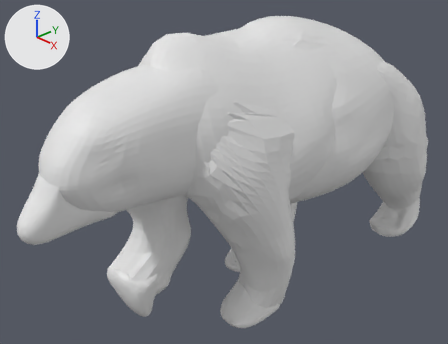
A saved change to the Blender file assignment1_v1.0.blend.
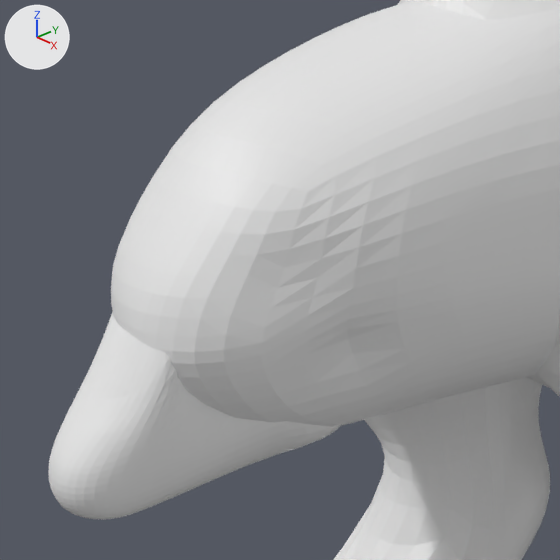
The first picture shows the older version from a camera (50 mm lens) standing at (11.95, -12.26, 8.04) and looking at (-0.71, -0.32, -0.32). The close-ups show both versions on the part from 0% to 43% of the width and 19% to 75% of the height of that picture; other places that the commit changed are outside them. The axes (+X, +Y, +Z) are drawn at upper left. The lights are the same throughout.

In view in the first close-up: 'head', 'legFrontLeft', 'mainBody2', 'snout'.
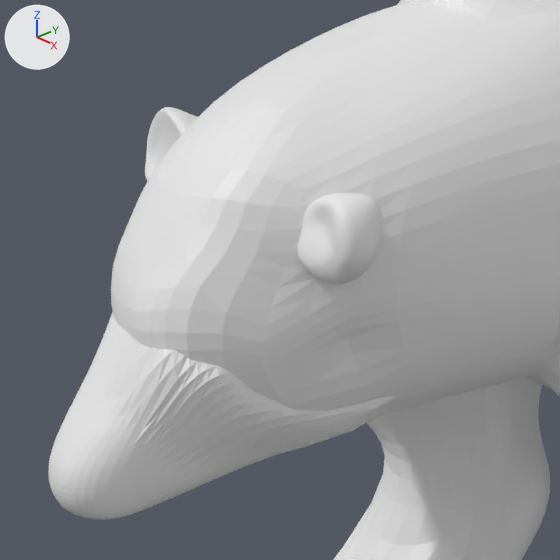
Where the change shows, as pixel boxes (x1, y1, x2, y2) in the close-ups (560 x 560 px; the box of a moved part takes in the faces that stretch with it):
'head', reshaped: before (111, 1, 560, 427); after (111, 1, 560, 418)
'snout', reshaped (19% wider): before (48, 311, 340, 520); after (48, 311, 397, 520)
'earRight', added: after (298, 193, 382, 284)
'earLeft', added: after (145, 107, 198, 181)
part 1 of me_roundcube_003, moved or reshaped: before (124, 5, 535, 422); after (124, 5, 535, 408)
part 2 of me_roundcube_003, moved or reshaped: before (302, 375, 421, 427); after (321, 375, 421, 418)
part 3 of me_roundcube_006, moved or reshaped: before (125, 333, 340, 459); after (125, 334, 395, 459)

The change, as a list of edits to the scene's bpy script:
```text
Change me_roundcube_003:
    used by ob_head; location = (-0.45, -3.82, 1.88); rotation_euler = (1.571, -3.251, 1.571), in degrees (90, -186, 90); scale = (2.05, 1.67, 1.66)
    before: 272 (0.7, 0.73, 0.5), 1430 (0.72, 0.67, 0.56) at pixel (325, 425), 1468 (0.52, 0.55, 0.69) at pixel (374, 395)
    remove me_roundcube_003.from_pydata(...)  # 1736 vertices, 1734 faces; spans x -1.47..1.32, y -1.01..1.2, z -0.9..1.09
    add me_roundcube_003.from_pydata(...)  # 1736 vertices, 1734 faces; spans x -1.47..1.52, y -1.01..1.2, z -0.9..1.09
    me_roundcube_003 part 1: 116 of 1736 vertices moved; they spanned x -0.39..1.31, y -1.0..0.51, z -0.26..0.64 and now span x -0.4..1.52, y -1.01..0.64, z -0.26..0.64; mean shift (0.03, 0.0, -0.03); largest move (1.13, 0.41, 0.43) -> (1.51, 0.57, 0.02)
    me_roundcube_003 part 2
    add for i in [272, 1430, 1468]: me_roundcube_003.vertices[i].co += Vector((0.03, 0.01, -0.02))
    me_roundcube_003.vertices[256].co: (0.6, 0.79, 0.44) -> (0.62, 0.8, 0.42)  # pixel (339, 425) -> not seen
    me_roundcube_003.vertices[257].co: (0.45, 0.84, 0.44) -> (0.46, 0.84, 0.44)  # pixel (370, 417) -> not seen
    me_roundcube_003.vertices[273].co: (0.58, 0.77, 0.5) -> (0.66, 0.79, 0.46)  # pixel (348, 424) -> not seen
    me_roundcube_003.vertices[274].co: (0.44, 0.8, 0.51) -> (0.48, 0.82, 0.48)  # pixel (378, 415) -> pixel (368, 420)
    me_roundcube_003.vertices[1412].co: (0.67, 0.71, 0.54) -> (0.73, 0.73, 0.5)  # pixel (333, 426) -> not seen
    me_roundcube_003.vertices[1413].co: (0.58, 0.73, 0.55) -> (0.69, 0.77, 0.48)  # pixel (353, 421) -> not seen
    me_roundcube_003.vertices[1414].co: (0.44, 0.76, 0.56) -> (0.52, 0.79, 0.52)  # pixel (383, 412) -> not seen
    me_roundcube_003.vertices[1431].co: (0.61, 0.68, 0.59) -> (0.72, 0.72, 0.52)  # pixel (350, 418) -> not seen
    me_roundcube_003.vertices[1432].co: (0.46, 0.71, 0.61) -> (0.56, 0.74, 0.55)  # pixel (383, 408) -> not seen
    me_roundcube_003.vertices[1449].co: (0.65, 0.61, 0.62) -> (0.71, 0.63, 0.59)  # pixel (343, 413) -> not seen
    me_roundcube_003.vertices[1450].co: (0.49, 0.64, 0.66) -> (0.58, 0.67, 0.6)  # pixel (380, 403) -> not seen
Change me_roundcube_006:
    used by ob_snout; location = (0.0, -6.06, 0.94); rotation_euler = (1.571, 0.0, 1.571), in degrees (90, 0, 90)
    remove me_roundcube_006.from_pydata(...)  # 1736 vertices, 1734 faces; spans x -1.25..1.47, y -0.77..0.91, z -0.91..0.5
    add me_roundcube_006.from_pydata(...)  # 1736 vertices, 1734 faces; spans x -1.25..2.0, y -0.85..1.04, z -1.08..0.69
    me_roundcube_006 part 3: 960 of 1736 vertices moved; they spanned x -1.0..1.47, y -0.77..0.9, z -0.91..0.5 and now span x -1.0..2.0, y -0.85..1.04, z -1.08..0.69; mean shift (0.14, 0.04, 0.02); largest move (1.14, -0.59, 0.22) -> (1.94, -0.49, 0.35)
Add me_roundcube_005:
    me_roundcube_005.from_pydata(...)  # 1538 vertices, 1536 faces; spans x -1.02..1.42, y -1.1..1.32, z -1.07..0.76
Add me_roundcube_004:
    me_roundcube_004.from_pydata(...)  # 1538 vertices, 1536 faces; spans x -1.12..0.92, y -1.1..0.98, z -1.07..0.76
Add ob_earleft:
    ob_earleft = bpy.data.objects.new('earLeft', me_roundcube_005)
    ob_earleft.location = (-1.51, -5.16, 2.47)
    ob_earleft.rotation_euler = (1.668, 0.0, 0.0)  # degrees (96, 0, 0)
    ob_earleft.scale = (0.34, 0.34, 0.34)
Add ob_earright:
    ob_earright = bpy.data.objects.new('earRight', me_roundcube_004)
    ob_earright.location = (0.91, -5.16, 2.47)
    ob_earright.rotation_euler = (1.668, 0.0, 0.0)  # degrees (96, 0, 0)
    ob_earright.scale = (0.34, 0.34, 0.34)
```
